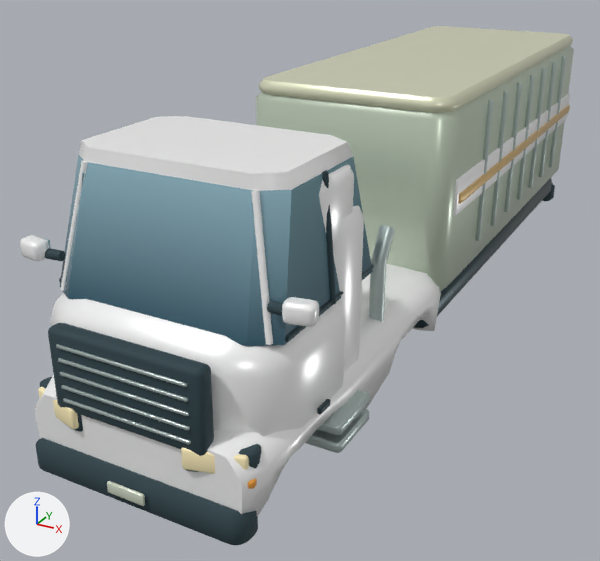
Renders of the glTF model assets/models/vehicles/cargo.glb from each side of a commit.
Camera for both pictures: a camera (50 mm lens) standing at (3.01, -7.05, 3.79) and looking at (-0.49, -0.68, 0.61). Arrows for +X, +Y and +Z are at lower left; the lights stay in place. The older version comes first. Vertices at exactly the same position are counted once.

In view in the first picture: 'Chassis', 'Headlamps' and 1 more.
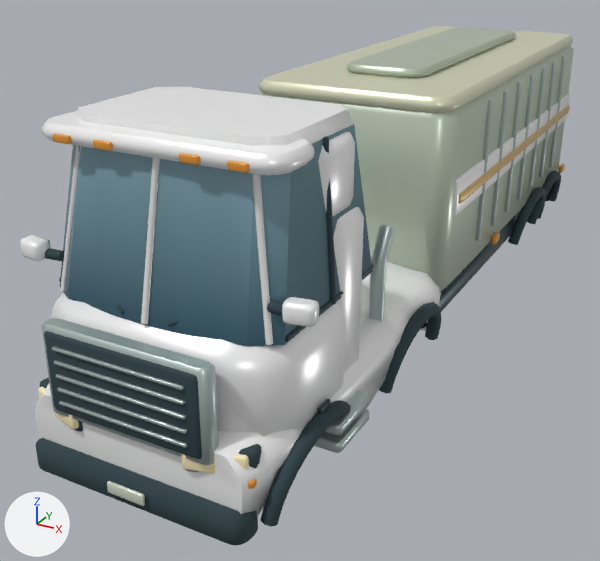
Boxes [x1, y1, x2, y2] around the edits, measured in the pictures (600 x 561 px; the box of a moved part takes in the faces that stretch with it):
part 1 of me_chassis, moved or reshaped: before [319, 165, 354, 244]; after [318, 132, 355, 217]
part 2 of me_chassis, added: after [141, 158, 160, 324]
part 3 of me_chassis, moved or reshaped: before [48, 323, 214, 456]; after [44, 331, 202, 459]
part 4 of me_chassis, moved or reshaped: before [56, 344, 187, 387]; after [52, 133, 72, 144]
part 5 of me_chassis, moved or reshaped: before [58, 358, 188, 402]; after [93, 140, 113, 151]
part 6 of me_chassis, moved or reshaped: before [60, 372, 189, 416]; after [179, 153, 201, 165]
part 7 of me_chassis, moved or reshaped: before [61, 385, 190, 430]; after [227, 160, 250, 173]
part 8 of me_chassis, added: after [491, 232, 500, 245]
part 9 of me_chassis, moved or reshaped: before [63, 398, 191, 444]; after [59, 400, 188, 448]
part 10 of me_chassis, added: after [57, 387, 187, 434]
part 11 of me_chassis, added: after [56, 374, 186, 419]
part 12 of me_chassis, added: after [54, 360, 185, 405]
part 13 of me_chassis, added: after [52, 346, 184, 390]
part 14 of me_chassis, built on: before [60, 116, 373, 346]; after [35, 87, 441, 527]
part 15 of me_chassis, added: after [508, 164, 565, 245]
part 16 of me_chassis, added: after [347, 27, 516, 78]
part 17 of me_chassis, edited (looks the same): [34, 45, 574, 516] in both

Diff of the bpy script that builds the scene:
```diff
--- a/assets/models/vehicles/cargo.glb.py
+++ b/assets/models/vehicles/cargo.glb.py
@@ me_chassis @@
-me_chassis.from_pydata(...)  # 4332 vertices, 8382 faces; spans x -1.11..1.11, y -3.86..3.93, z 0.32..2.48
+me_chassis.from_pydata(...)  # 6691 vertices, 12970 faces; spans x -1.11..1.11, y -3.86..3.93, z 0.32..2.68
+# me_chassis part 1: the loose piece of 72 vertices spanning x -0.85..0.85, y -2.95..-2.17, z 1.79..2.38 is moved by (0.0, 0.0, 0.21)
+# me_chassis part 2: the loose piece of 14 vertices spanning x -0.82..-0.6, y -3.41..-3.22, z 1.51..2.38 is copied, and the copy is multiplied about its middle by the matrix ((1.208, -0.04, -0.228), (0.052, 1.227, 0.064), (0.225, -0.072, 1.207)), then moved by (0.71, -0.1, 0.11); it spans x -0.02..0.02, y -3.56..-3.27, z 1.52..2.59
+# me_chassis part 3: the loose piece of 72 vertices spanning x -0.58..0.58, y -3.79..-3.66, z 0.88..1.46 is moved by (0.0, -0.03, 0.0)
+# me_chassis part 4: the loose piece of 72 vertices spanning x -0.49..0.49, y -3.81..-3.78, z 1.35..1.38 is scaled about its middle by (0.123, 1.39, 2.59), then moved by (-0.63, 0.39, 1.19), in mat_tint
+# me_chassis part 5: the loose piece of 72 vertices spanning x -0.49..0.49, y -3.81..-3.78, z 1.26..1.28 is scaled about its middle by (0.123, 1.39, 2.59), then moved by (-0.31, 0.39, 1.29), in mat_tint
+# me_chassis part 6: the loose piece of 72 vertices spanning x -0.49..0.49, y -3.81..-3.78, z 1.16..1.18 is scaled about its middle by (0.123, 1.39, 2.59), then moved by (0.31, 0.39, 1.39), in mat_tint
+# me_chassis part 7: the loose piece of 72 vertices spanning x -0.49..0.49, y -3.81..-3.78, z 1.06..1.09 is scaled about its middle by (0.123, 1.39, 2.59), then moved by (0.63, 0.39, 1.48), in mat_tint
+# me_chassis part 8: the loose piece of 72 vertices spanning x 0.94..0.98, y -0.57..3.53, z 1.57..1.66 is copied, and the copy is scaled about its middle by (1.12, 0.0345, 1), then moved by (0.0, -0.76, -0.78), in mat_tint; it spans x 0.94..0.99, y 0.64..0.8, z 0.79..0.88
+# me_chassis part 9: the loose piece of 72 vertices spanning x -0.49..0.49, y -3.81..-3.78, z 0.97..0.99 is moved by (0.0, -0.03, 0.0)
+# me_chassis part 10: the loose piece of 72 vertices spanning x -0.49..0.49, y -3.81..-3.78, z 1.06..1.09 is copied, and the copy is moved by (0.0, -0.03, 0.0); it spans x -0.49..0.49, y -3.84..-3.82, z 1.06..1.09
+# me_chassis part 11: the loose piece of 72 vertices spanning x -0.49..0.49, y -3.81..-3.78, z 1.16..1.18 is copied, and the copy is moved by (0.0, -0.03, 0.0); it spans x -0.49..0.49, y -3.84..-3.82, z 1.16..1.18
+# me_chassis part 12: the loose piece of 72 vertices spanning x -0.49..0.49, y -3.81..-3.78, z 1.26..1.28 is copied, and the copy is moved by (0.0, -0.03, 0.0); it spans x -0.49..0.49, y -3.84..-3.82, z 1.26..1.28
+# me_chassis part 13: the loose piece of 72 vertices spanning x -0.49..0.49, y -3.81..-3.78, z 1.35..1.38 is copied, and the copy is moved by (0.0, -0.03, 0.0); it spans x -0.49..0.49, y -3.84..-3.82, z 1.35..1.38
+# me_chassis part 14: 68 vertices moved from x -0.82..0.82, y -3.27..-2.17, z 2.31..2.47 to x -0.82..0.82, y -3.27..-2.17, z 2.52..2.68; 2 vertices removed from x -0.63..0.63, y -3.24, z 2.38; 699 vertices added at x -1.04..1.04, y -3.81..-0.48, z 0.41..2.63
+# me_chassis part 15: 280 vertices added at x 0.84..1.04, y 1.69..3.67, z 0.41..0.93
+# me_chassis part 16: 80 vertices added at x -0.4..0.4, y -0.11..3.07, z 2.47..2.56
+# me_chassis part 17: 4921 kept faces spanning x -1.08..1.08, y -3.86..3.93, z 0.37..2.68 get new vertex colours
+# other edits to the shape of me_chassis do not show in these pictures
 me_chassis.materials.append(mat_coachpaint)
```
